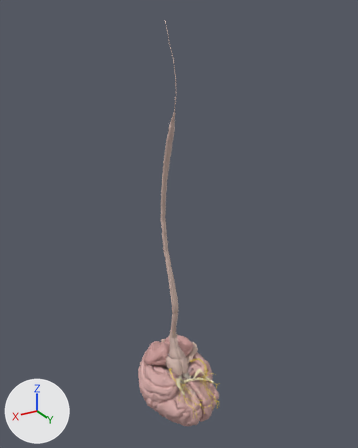
The glTF model public/models/nervous.glb as it was, and as the next commit left it.
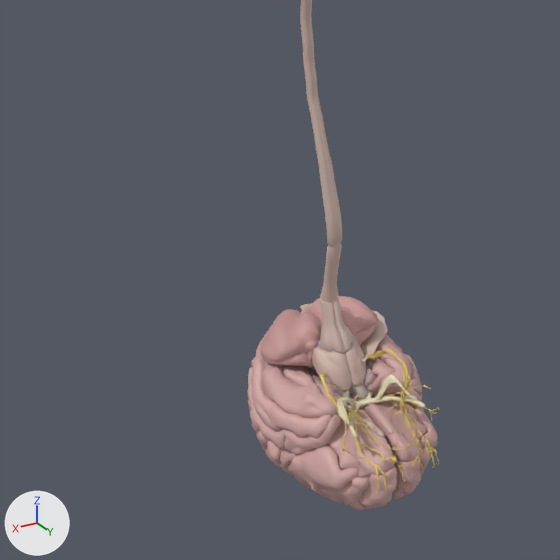
Each version appears first whole from a 50 mm camera at (391.0, 735.0, -901.0) aimed at (-7.0, 71.0, -1232.0), and next in a close-up on the part from 9% to 76% of the width and 47% to 100% of the height. Lighting does not change. The marker at lower left points along +X, +Y and +Z. The first two pictures are the older version.

In view in the first close-up: 'FJ1744', 'FJ1746', 'FJ1747', 'FJ1775', 'FJ1781', 'FJ1789', 'FJ1793', 'FJ1794', 'FJ1830', 'FJ1833', 'FJ1837', 'MOD_spinal_cord' and 42 more.
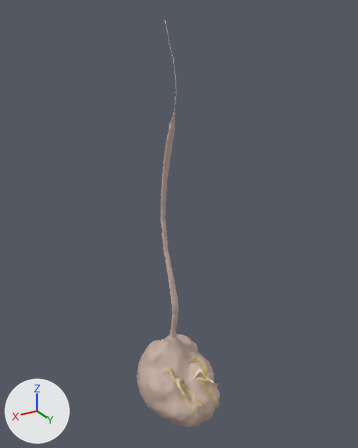
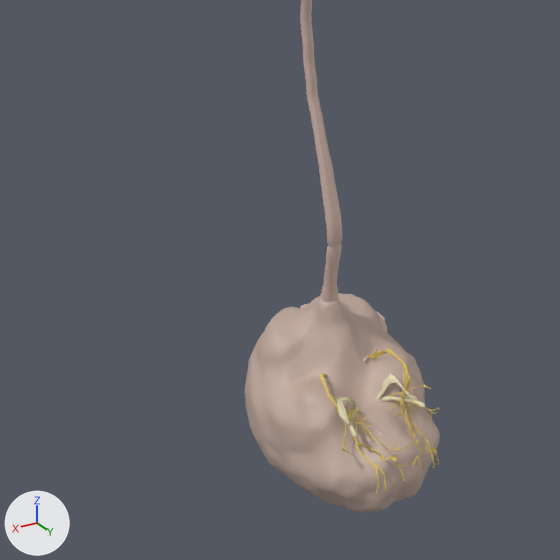
Pixel boxes [x1, y1, x2, y2] of what changed, in the close-ups (560 x 560 px):
'MOD_arachnoidea_mater', added (beige)
    after: [245, 293, 440, 513]
'FJ1781', unchanged, covered by the edit
    before: [260, 309, 322, 367]
'FJ1793', unchanged, covered by the edit
    before: [326, 409, 395, 477]
'FJ1746', unchanged, covered by the edit
    before: [262, 362, 340, 418]
'FJ1789', unchanged, covered by the edit
    before: [251, 352, 332, 439]

Diff of the bpy script that builds the scene:
```diff
--- a/public/models/nervous.glb.py
+++ b/public/models/nervous.glb.py
@@ mat_defaultmaterial_150 @@
+mat_defaultmaterial_150 = bpy.data.materials.new('DefaultMaterial.150')
+mat_defaultmaterial_150.use_nodes = True; mat_defaultmaterial_150.node_tree.nodes.clear()
+_N = mat_defaultmaterial_150.node_tree.nodes; _L = mat_defaultmaterial_150.node_tree.links
+n0 = _N.new('ShaderNodeOutputMaterial'); n0.name = 'Material Output'
+n1 = _N.new('ShaderNodeBsdfPrincipled'); n1.name = 'Principled BSDF'
+n2 = _N.new('ShaderNodeVertexColor'); n2.name = 'Color Attribute'
+_L.new(n1.outputs[0], n0.inputs[0])  # 'BSDF' to 'Surface'
+_L.new(n2.outputs[0], n1.inputs[0])  # 'Color' to 'Base Color'
@@ me_mod_arachnoidea_mater @@
+me_mod_arachnoidea_mater.from_pydata(...)  # 7578 vertices, 15152 faces; spans x -73.0..71.0, y -12.0..171.0, z -1632.0..-1465.0
+me_mod_arachnoidea_mater.materials.append(mat_defaultmaterial_150)
@@ ob_mod_arachnoidea_mater @@
+ob_mod_arachnoidea_mater = bpy.data.objects.new('MOD_arachnoidea_mater', me_mod_arachnoidea_mater)
+ob_mod_arachnoidea_mater.location = (0.0, 0.0, 0.0)
```
